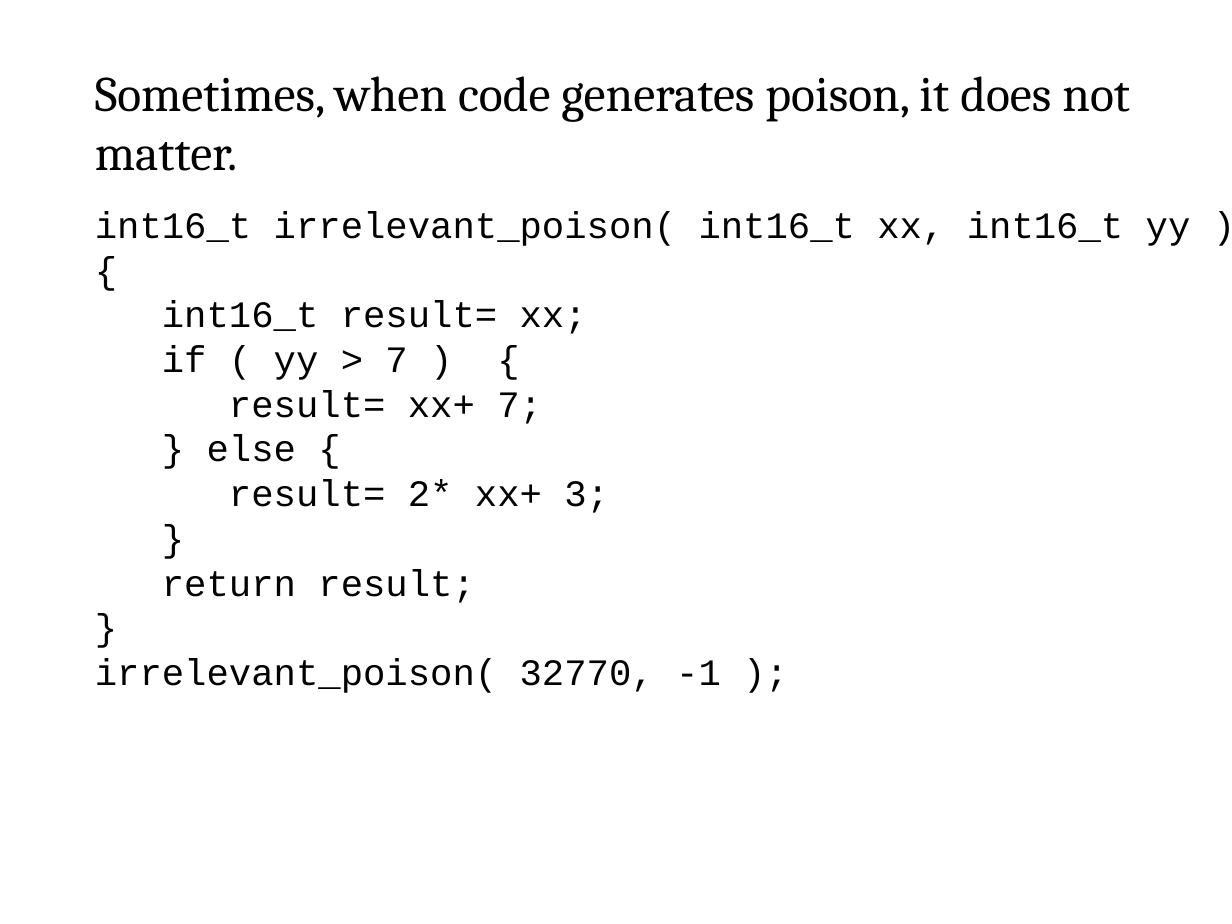
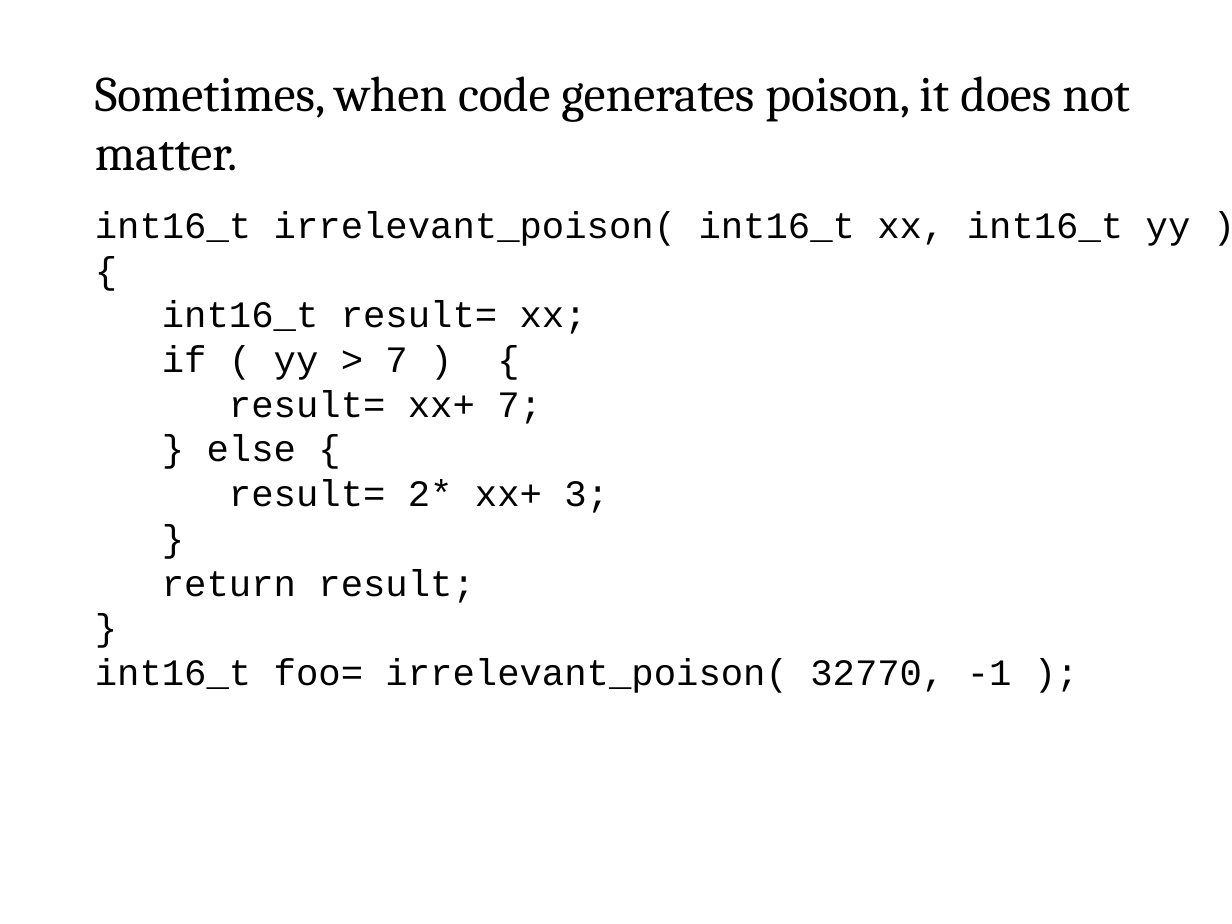
Before and after one commit to cschreiner/lli_undef_fix_admin, a slide deck: slide 8 of doc/poster/2015feb_grad_visit.draft.odp. Drawn at 1232x924 pixels with LibreOffice and Linux fonts; fonts in the diff are those of the drawing. Boxes give left, top, right and bottom in pixels: in the first picture for what was removed or moved away, otherwise in the second. Text is boxed around its words. In the diff, an @@ line names an element or a change of style, - is before the commit and + after.

```diff
--- a/doc/poster/2015feb_grad_visit.draft.odp
+++ b/doc/poster/2015feb_grad_visit.draft.odp
@@ text at [95, 658, 1012, 693]: text changed @@
-irrelevant_poison( 32770, -1 );
+int16_t foo= irrelevant_poison( 32770, -1 );
```
Also in this commit, not shown: 2 other slides changed.
